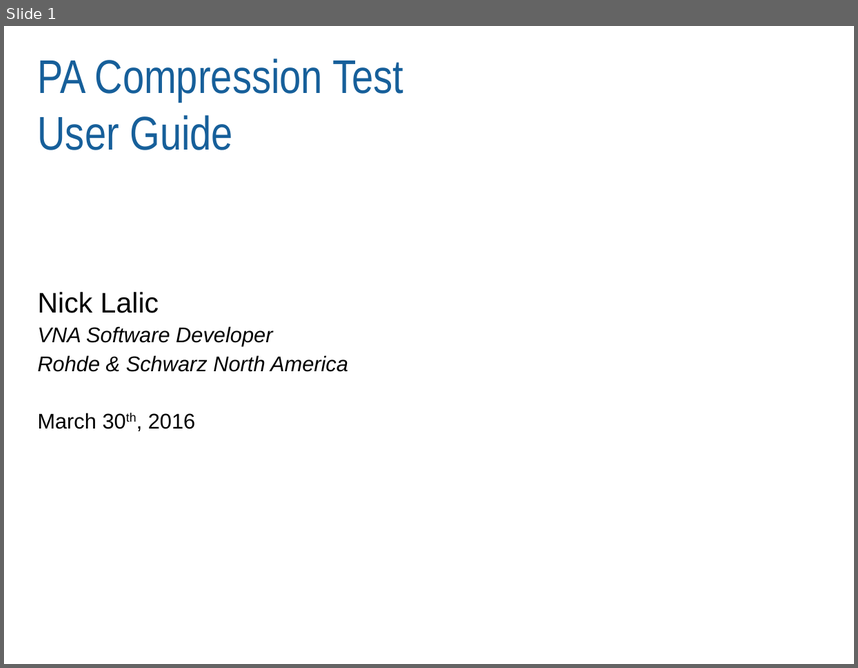
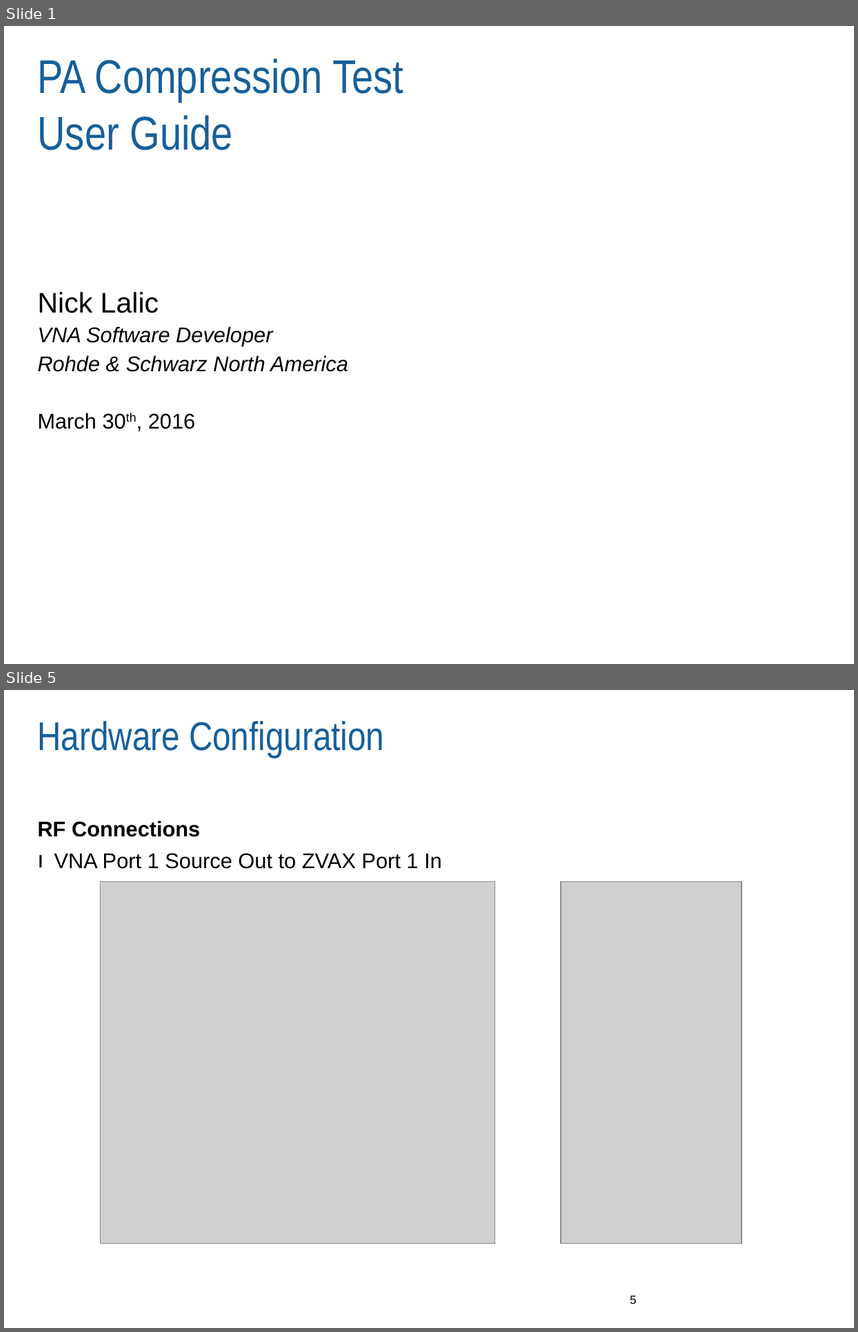
Before and after one commit to Terrabits/PACompressionTest, a slide deck: Documentation/User manual/MACOM RI Pulsed RF Application Note.pptx. Shown one above the other, each under a label of ours: slide 1 before the commit, slides 1 and 5 after it; the slides between them are not shown. The pictures are 858x668 and 858x1332 pixels, drawn with LibreOffice and Linux fonts; fonts in the diff are those of the drawing; grey boxes stand for pictures; background and template pictures are left out. Boxes give left, top, right and bottom in pixels: in the first picture for what was removed or moved away, otherwise in the second. Text is boxed around its words. In the diff, an @@ line names an element or a change of style, - is before the commit and + after.

```diff
--- a/Documentation/User manual/MACOM RI Pulsed RF Application Note.pptx
+++ b/Documentation/User manual/MACOM RI Pulsed RF Application Note.pptx
@@ slide 5 added at <box>4,690,854,1328</box>, background #FFFFFF @@
@@ title added at <box>38,721,384,758</box>, 34 pt, text #165F9A @@
+Hardware Configuration
@@ text added at <box>38,820,200,837</box>, 18 pt, text #000000, bold @@
+RF Connections
@@ text added at <box>54,853,442,869</box>, 18 pt, text #000000 @@
+ı VNA Port 1 Source Out to ZVAX Port 1 In
@@ picture added at <box>100,881,495,1243</box> @@
@@ picture added at <box>561,881,742,1243</box> @@
@@ page number added at <box>630,1295,637,1303</box>, 10 pt, text #000000 @@
+5
```
Also in this commit, not shown: 3 slides changed, 16 other slides added, 1 slide removed, 9 other files.
